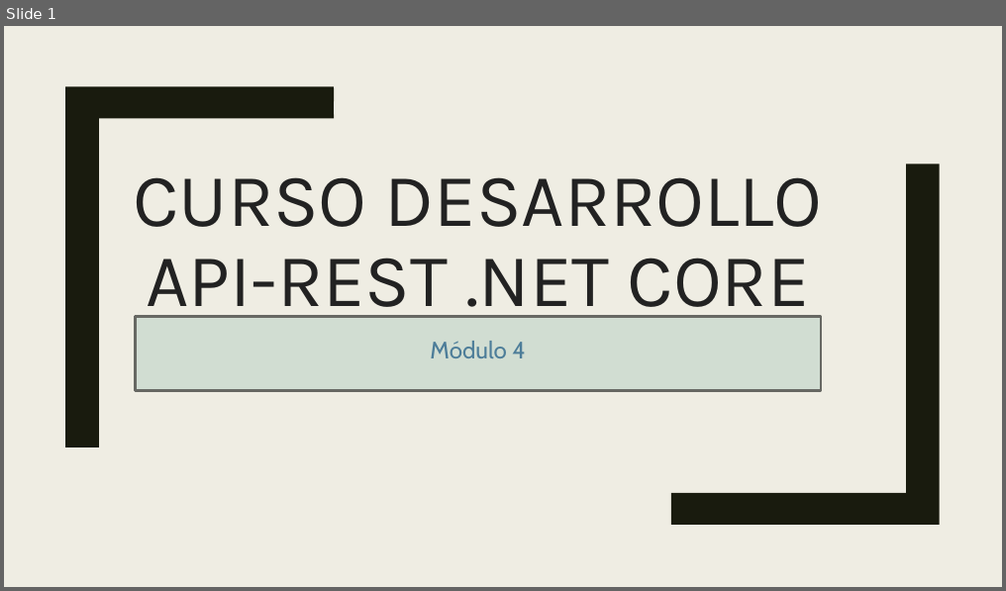
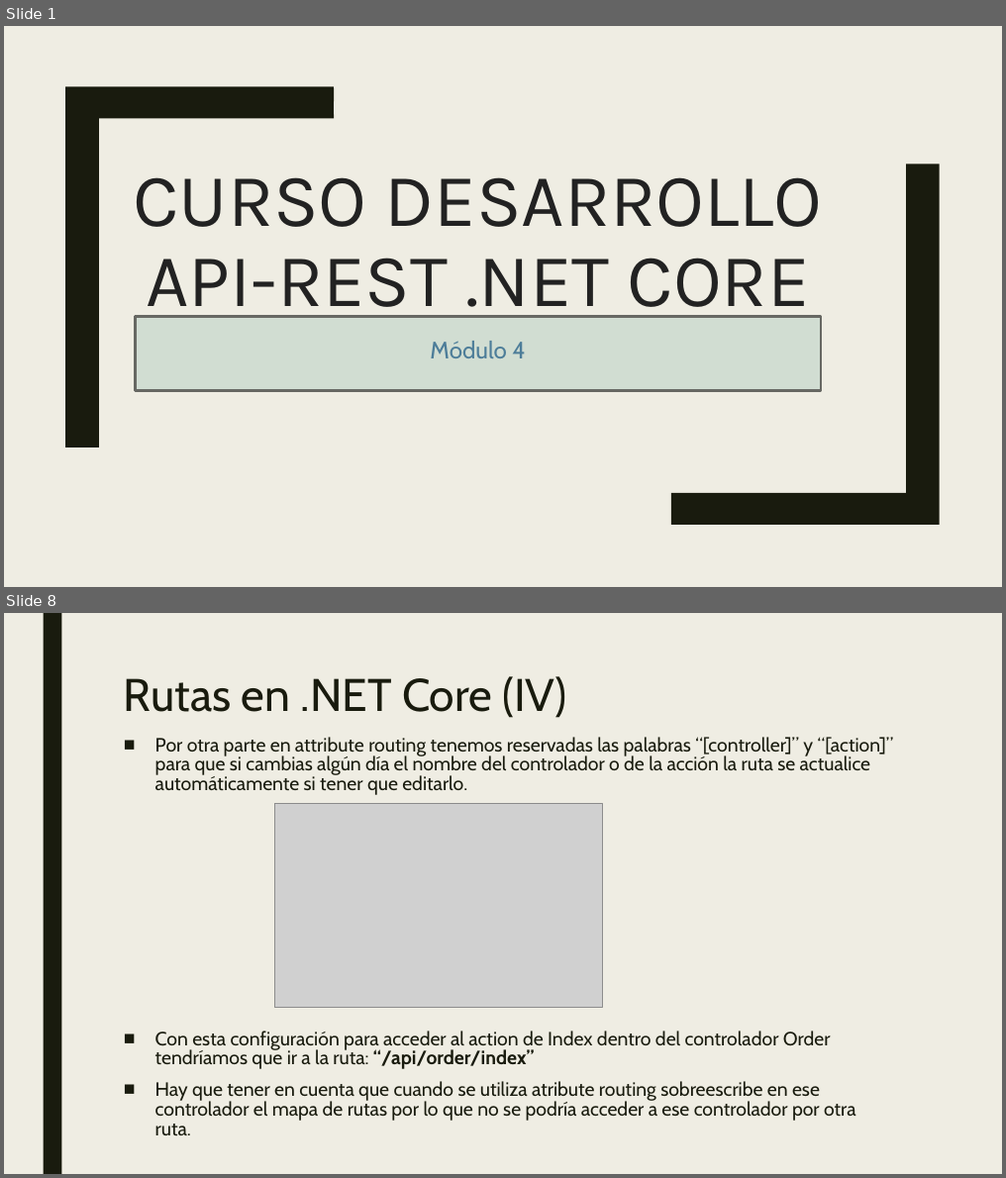
Before and after one commit to dadjh85/Demo4-Curso-.NetCore3.1, a slide deck: doc/Demo4- Curso .NET Core.pptx. Shown one above the other, each under a label of ours: slide 1 before the commit, slides 1 and 8 after it; the slides between them are not shown. The pictures are 1006x591 and 1006x1178 pixels, drawn with LibreOffice and Linux fonts; fonts in the diff are those of the drawing; grey boxes stand for pictures. Boxes give left, top, right and bottom in pixels: in the first picture for what was removed or moved away, otherwise in the second. Text is boxed around its words. In the diff, an @@ line names an element or a change of style, - is before the commit and + after.

Commit message:
* Adding Routing .NET Core

```diff
--- a/doc/Demo4- Curso .NET Core.pptx
+++ b/doc/Demo4- Curso .NET Core.pptx
@@ slide 8 added at (x1=4, y1=613, x2=1002, y2=1174), background #EFEDE3 @@
@@ rectangle added at (x1=43, y1=613, x2=61, y2=1174), fill #191B0E @@
@@ title added at (x1=124, y1=676, x2=567, y2=718), 44 pt, text #191B0E @@
+Rutas en .NET Core (IV)
@@ text added at (x1=155, y1=737, x2=894, y2=1136), 18.5 pt, text #191B0E @@
+■ Por otra parte en attribute routing tenemos reservadas las palabras “[controller]” y “[action]” para que si cambias algún día el nombre del controlador o de la acción la ruta se actualice automáticamente si tener que editarlo.
+■ Con esta configuración para acceder al action de Index dentro del controlador Order tendríamos que ir a la ruta: “/api/order/index”
+■ Hay que tener en cuenta que cuando se utiliza atribute routing sobreescribe en ese controlador el mapa de rutas por lo que no se podría acceder a ese controlador por otra ruta.
@@ picture added at (x1=275, y1=803, x2=602, y2=1007) @@
```
Also in this commit, not shown: 1 slide changed, 5 other slides added, 5 other files.
